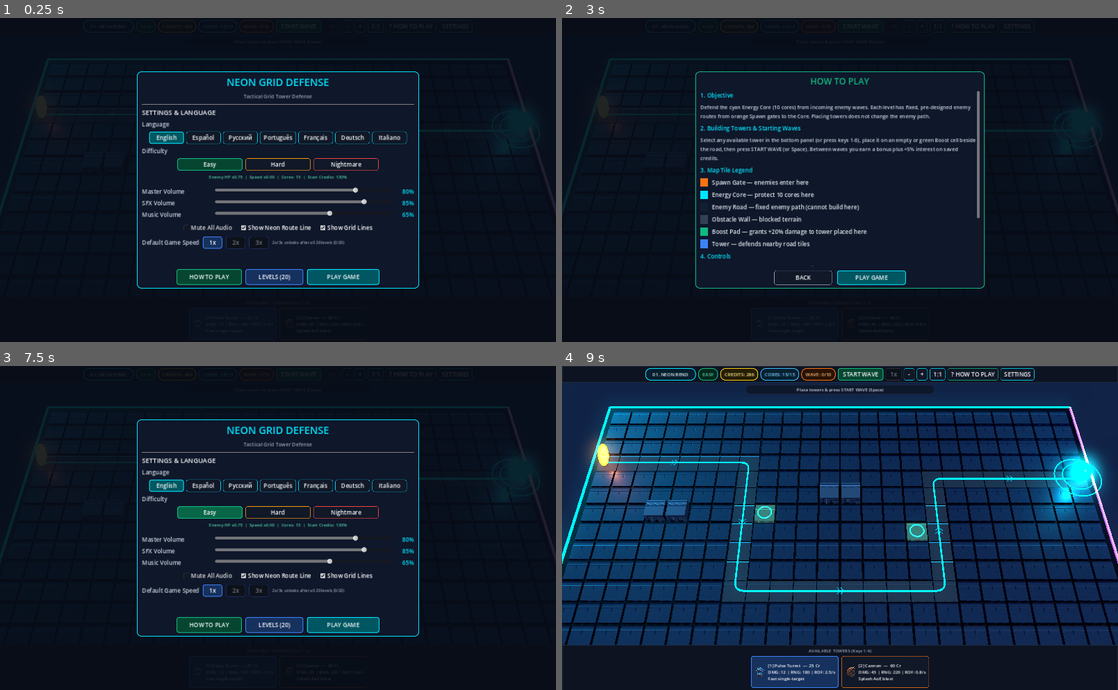
Above: before the commit, frames 1-4 (two rows, left to right).
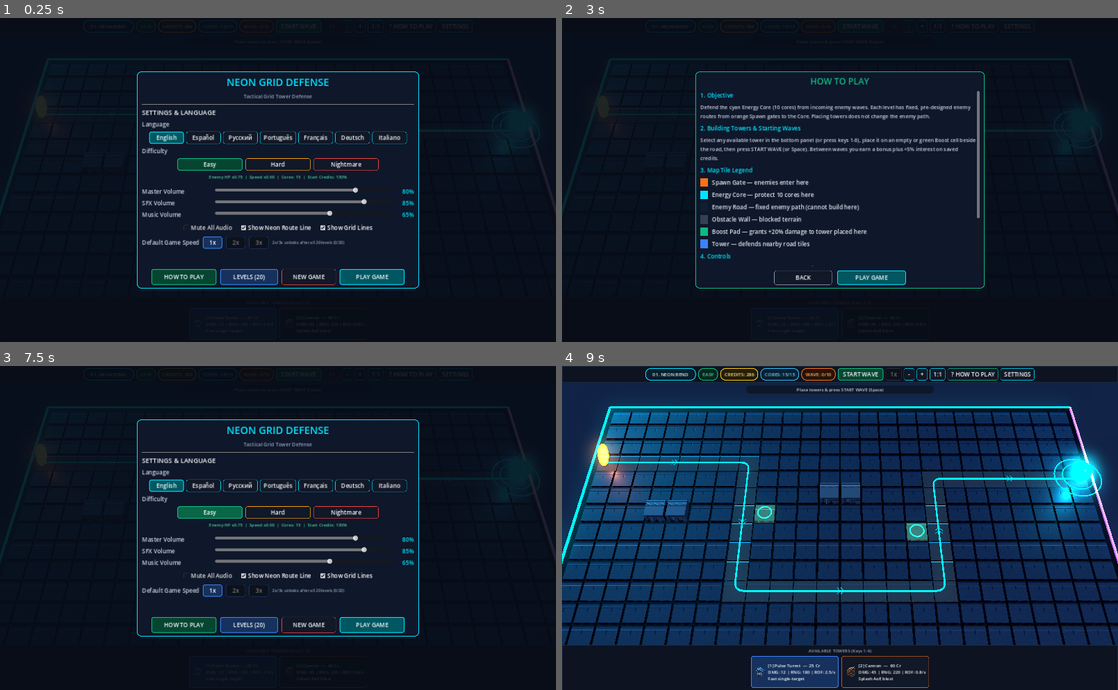
Above: after the commit, the same moments.

Repository: o1egkl/neon-grid-defense
Game: Godot game, scene res://scenes/main.tscn
Same seed, same stepped clock (60 frames per second), same inputs: the game is played once before the commit and once after it.
Inputs:
- Up to frame 1 (0.25 s): no input
- Up to frame 2 (3 s): click "01. NEON BEND" at 0.5 s; click "? HOW TO PLAY" at 1.25 s; click "SETTINGS" at 2 s; click "HOW TO PLAY" at 2.75 s
- Up to frame 3 (7.5 s): click "BACK" at 3.5 s; click "LEVELS (20)" at 4.25 s; click "BACK" at 5 s; click "START WAVE" at 5.75 s; click "START WAVE" at 6.5 s; click "Easy" at 7.25 s
- Up to frame 4 (9 s): click "Easy" at 8 s; click "PLAY GAME" at 8.75 s

The runs differ from the first frame. In frame 1, 1.5% of the frame differs, in the area x 27-73%, y 77-83%; in frame 2, nothing differs; in frame 3, 1.5%; in frame 4, nothing differs.

Commit message:
v34: add New Game button with progress reset confirmation modal

Diff:
--- a/data/localization.json
+++ b/data/localization.json
@@ -114,7 +114,11 @@
       "diff_desc_nightmare": "Enemy HP x1.75  |  Speed x1.18  |  Cores: 5  |  Start Credits: 85%",
       "msg_speed_locked": "Complete all 20 levels to unlock 2x/3x speed!",
       "speed_locked_hint": "2x/3x unlocks after all 20 levels (%d/20)",
-      "lbl_locked": "LOCKED"
+      "lbl_locked": "LOCKED",
+      "btn_new_game": "NEW GAME",
+      "confirm_new_game_title": "START NEW GAME?",
+      "confirm_new_game_body": "All previous progress (completed levels and unlocked 2x/3x speed) will be permanently reset. Start from scratch?",
+      "btn_confirm_reset": "RESET & START"
     },
     "es": {
       "game_title": "NEON GRID DEFENSE",
@@ -200,7 +204,11 @@
       "diff_desc_nightmare": "HP x1.75  |  Velocidad x1.18  |  Núcleos: 5  |  Créditos: 85%",
       "msg_speed_locked": "¡Completa los 20 niveles para desbloquear 2x/3x!",
       "speed_locked_hint": "2x/3x se desbloquea tras los 20 niveles (%d/20)",
-      "lbl_locked": "BLOQUEADO"
+      "lbl_locked": "BLOQUEADO",
+      "btn_new_game": "NUEVA PARTIDA",
+      "confirm_new_game_title": "¿EMPEZAR NUEVA PARTIDA?",
+      "confirm_new_game_body": "Todo el progreso anterior (niveles completados y velocidad 2x/3x) se borrará por completo. ¿Empezar desde cero?",
+      "btn_confirm_reset": "REINICIAR"
     },
     "ru": {
       "game_title": "NEON GRID DEFENSE",
@@ -286,7 +294,11 @@
       "diff_desc_nightmare": "HP врагов x1.75  |  Скорость x1.18  |  Ядра: 5  |  Старт: 85%",
       "msg_speed_locked": "Пройдите все 20 уровней, чтобы открыть скорость 2x/3x!",
       "speed_locked_hint": "2x/3x откроется после всех 20 уровней (%d/20)",
-      "lbl_locked": "ЗАКРЫТО"
+      "lbl_locked": "ЗАКРЫТО",
+      "btn_new_game": "НОВАЯ ИГРА",
+      "confirm_new_game_title": "НАЧАТЬ НОВУЮ ИГРУ?",
+      "confirm_new_game_body": "Весь предыдущий прогресс (пройденные уровни и открытая скорость 2x/3x) будет полностью обнулён. Начать игру с нуля?",
+      "btn_confirm_reset": "СБРОСИТЬ И НАЧАТЬ"
     },
     "pt": {
       "game_title": "NEON GRID DEFENSE",
@@ -372,7 +384,11 @@
       "diff_desc_nightmare": "HP x1.75  |  Velocidade x1.18  |  Núcleos: 5  |  Créditos: 85%",
       "msg_speed_locked": "Complete todos os 20 níveis para liberar 2x/3x!",
       "speed_locked_hint": "2x/3x libera após os 20 níveis (%d/20)",
-      "lbl_locked": "BLOQUEADO"
+      "lbl_locked": "BLOQUEADO",
+      "btn_new_game": "NOVO JOGO",
+      "confirm_new_game_title": "INICIAR NOVO JOGO?",
+      "confirm_new_game_body": "Todo o progresso anterior (níveis concluídos e velocidade 2x/3x) será apagado. Começar do zero?",
+      "btn_confirm_reset": "REINICIAR"
     },
     "fr": {
       "game_title": "NEON GRID DEFENSE",
@@ -458,7 +474,11 @@
       "diff_desc_nightmare": "PV x1.75  |  Vitesse x1.18  |  Coeurs: 5  |  Crédits: 85%",
       "msg_speed_locked": "Terminez les 20 niveaux pour débloquer 2x/3x !",
       "speed_locked_hint": "2x/3x débloqué après les 20 niveaux (%d/20)",
-      "lbl_locked": "VERROUILLÉ"
+      "lbl_locked": "VERROUILLÉ",
+      "btn_new_game": "NOUVELLE PARTIE",
+      "confirm_new_game_title": "NOUVELLE PARTIE ?",
+      "confirm_new_game_body": "Toute la progression précédente (niveaux terminés et vitesse 2x/3x) sera définitivement effacée. Recommencer à zéro ?",
+      "btn_confirm_reset": "RÉINITIALISER"
     },
     "de": {
       "game_title": "NEON GRID DEFENSE",
@@ -544,7 +564,11 @@
       "diff_desc_nightmare": "HP x1.75  |  Tempo x1.18  |  Kerne: 5  |  Credits: 85%",
       "msg_speed_locked": "Schließe alle 20 Level ab, um 2x/3x freizuschalten!",
       "speed_locked_hint": "2x/3x wird nach allen 20 Leveln frei (%d/20)",
-      "lbl_locked": "GESPERRT"
+      "lbl_locked": "GESPERRT",
+      "btn_new_game": "NEUES SPIEL",
+      "confirm_new_game_title": "NEUES SPIEL STARTEN?",
+      "confirm_new_game_body": "Der gesamte bisherige Fortschritt (abgeschlossene Level und 2x/3x-Tempo) wird zurückgesetzt. Von vorne beginnen?",
+      "btn_confirm_reset": "ZURÜCKSETZEN"
     },
     "it": {
       "game_title": "NEON GRID DEFENSE",
@@ -630,7 +654,11 @@
       "diff_desc_nightmare": "HP x1.75  |  Velocità x1.18  |  Nuclei: 5  |  Crediti: 85%",
       "msg_speed_locked": "Completa tutti i 20 livelli per sbloccare 2x/3x!",
       "speed_locked_hint": "2x/3x si sblocca dopo i 20 livelli (%d/20)",
-      "lbl_locked": "BLOCCATO"
+      "lbl_locked": "BLOCCATO",
+      "btn_new_game": "NUOVA PARTITA",
+      "confirm_new_game_title": "INIZIARE NUOVA PARTITA?",
+      "confirm_new_game_body": "Tutti i progressi precedenti (livelli completati e velocità 2x/3x) verranno azzerati. Ricominciare da zero?",
+      "btn_confirm_reset": "AZZERA E INIZIA"
     }
   }
 }
--- a/scripts/main.gd
+++ b/scripts/main.gd
@@ -52,6 +52,7 @@
 			_load_level(current_level_index + 1)
 	)
 	ui.retry_level_requested.connect(func(): _load_level(current_level_index))
+	ui.new_game_requested.connect(_on_new_game_requested)
 	ui.start_wave_requested.connect(_on_start_wave)
 	ui.speed_cycle_requested.connect(_on_cycle_speed)
 	ui.zoom_in_requested.connect(func(): grid_manager.zoom_by(0.84))
@@ -247,6 +248,14 @@
 	_refresh_hud()
 
 
+func _on_new_game_requested() -> void:
+	SettingsManager.reset_progress()
+	current_speed = 1
+	grid_manager.game_speed = 1.0
+	ui.set_speed_display(1)
+	_load_level(1)
+
+
 func _on_difficulty_changed(_diff_id: String) -> void:
 	if current_wave == 0 and not grid_manager.is_wave_active() and grid_manager._placed_towers.is_empty():
 		_load_level(current_level_index)
--- a/scripts/settings_manager.gd
+++ b/scripts/settings_manager.gd
@@ -130,6 +130,13 @@
 		completed_levels.sort()
 		save_settings()
 		settings_changed.emit()
+
+
+func reset_progress() -> void:
+	completed_levels.clear()
+	default_speed = 1
+	save_settings()
+	settings_changed.emit()
 
 
 func set_default_speed(val: int) -> void:
--- a/scripts/ui_controller.gd
+++ b/scripts/ui_controller.gd
@@ -17,6 +17,7 @@
 signal level_selected(level_id: int)
 signal next_level_requested()
 signal retry_level_requested()
+signal new_game_requested()
 signal tower_selected(tower_id: String)
 signal upgrade_inspected_requested()
 signal sell_inspected_requested()
@@ -84,6 +85,7 @@
 var _guide_panel: PanelContainer
 var _levels_panel: PanelContainer
 var _result_panel: PanelContainer
+var _confirm_reset_panel: PanelContainer
 
 # Settings controls
 var _lbl_game_title: Label
@@ -114,6 +116,7 @@
 var _btn_play: Button
 var _btn_open_guide: Button
 var _btn_open_levels: Button
+var _btn_new_game: Button
 
 # Guide controls
 var _lbl_guide_title: Label
@@ -138,6 +141,12 @@
 var _lbl_result_body: Label
 var _btn_result_retry: Button
 var _btn_result_next: Button
+
+# New Game confirmation controls
+var _lbl_reset_title: Label
+var _lbl_reset_body: Label
+var _btn_reset_confirm: Button
+var _btn_reset_cancel: Button
 
 
 func _ready() -> void:
@@ -175,6 +184,7 @@
 	_guide_panel.visible = false
 	_levels_panel.visible = false
 	_result_panel.visible = false
+	_confirm_reset_panel.visible = false
 	_sync_settings_controls()
 	_apply_translations()
 	overlay_visibility_changed.emit(true)
@@ -186,6 +196,7 @@
 	_guide_panel.visible = true
 	_levels_panel.visible = false
 	_result_panel.visible = false
+	_confirm_reset_panel.visible = false
 	_apply_translations()
 	overlay_visibility_changed.emit(true)
 
@@ -196,6 +207,7 @@
 	_guide_panel.visible = false
 	_levels_panel.visible = true
 	_result_panel.visible = false
+	_confirm_reset_panel.visible = false
 	_rebuild_level_buttons()
 	_apply_translations()
 	overlay_visibility_changed.emit(true)
@@ -208,6 +220,7 @@
 	_guide_panel.visible = false
 	_levels_panel.visible = false
 	_result_panel.visible = true
+	_confirm_reset_panel.visible = false
 	_btn_result_next.visible = is_victory
 	_apply_translations()
 	overlay_visibility_changed.emit(true)
@@ -220,8 +233,20 @@
 	_guide_panel.visible = false
 	_levels_panel.visible = false
 	_result_panel.visible = false
+	_confirm_reset_panel.visible = false
 	overlay_visibility_changed.emit(false)
 	play_requested.emit()
+
+
+func show_confirm_new_game() -> void:
+	_backdrop.visible = true
+	_settings_panel.visible = false
+	_guide_panel.visible = false
+	_levels_panel.visible = false
+	_result_panel.visible = false
+	_confirm_reset_panel.visible = true
+	_apply_translations()
+	overlay_visibility_changed.emit(true)
 
 
 func set_wave_button_active(active: bool) -> void:
@@ -739,6 +764,7 @@
 	_build_guide_panel(center)
 	_build_levels_panel(center)
 	_build_result_panel(center)
+	_build_confirm_reset_panel(center)
 
 
 func _build_settings_panel(parent: Control) -> void:
@@ -921,8 +947,14 @@
 	_btn_open_levels.pressed.connect(show_levels)
 	actions.add_child(_btn_open_levels)
 
+	_btn_new_game = Button.new()
+	_btn_new_game.custom_minimum_size = Vector2(150, 44)
+	_style_button(_btn_new_game, Color("#EF4444"))
+	_btn_new_game.pressed.connect(show_confirm_new_game)
+	actions.add_child(_btn_new_game)
+
 	_btn_play = Button.new()
-	_btn_play.custom_minimum_size = Vector2(200, 44)
+	_btn_play.custom_minimum_size = Vector2(180, 44)
 	_style_button(_btn_play, Color("#00E5FF"), true)
 	_btn_play.pressed.connect(close_overlays)
 	actions.add_child(_btn_play)
@@ -1154,6 +1186,51 @@
 		next_level_requested.emit()
 	)
 	btns.add_child(_btn_result_next)
+
+
+func _build_confirm_reset_panel(parent: Control) -> void:
+	_confirm_reset_panel = PanelContainer.new()
+	_confirm_reset_panel.custom_minimum_size = Vector2(480, 240)
+	_confirm_reset_panel.add_theme_stylebox_override("panel", _make_panel_style(Color("#0F172A"), Color("#EF4444"), 12, 2))
+	parent.add_child(_confirm_reset_panel)
+
+	var v := VBoxContainer.new()
+	v.add_theme_constant_override("separation", 14)
+	v.alignment = BoxContainer.ALIGNMENT_CENTER
+	_confirm_reset_panel.add_child(v)
+
+	_lbl_reset_title = Label.new()
+	_lbl_reset_title.horizontal_alignment = HORIZONTAL_ALIGNMENT_CENTER
+	_lbl_reset_title.add_theme_font_size_override("font_size", 24)
+	_lbl_reset_title.add_theme_color_override("font_color", Color("#EF4444"))
+	v.add_child(_lbl_reset_title)
+
+	_lbl_reset_body = Label.new()
+	_lbl_reset_body.horizontal_alignment = HORIZONTAL_ALIGNMENT_CENTER
+	_lbl_reset_body.autowrap_mode = TextServer.AUTOWRAP_WORD_SMART
+	_lbl_reset_body.add_theme_color_override("font_color", Color("#E2E8F0"))
+	v.add_child(_lbl_reset_body)
+
+	var btns := HFlowContainer.new()
+	btns.alignment = FlowContainer.ALIGNMENT_CENTER
+	btns.add_theme_constant_override("h_separation", 14)
+	btns.add_theme_constant_override("v_separation", 8)
+	v.add_child(btns)
+
+	_btn_reset_cancel = Button.new()
+	_btn_reset_cancel.custom_minimum_size = Vector2(150, 42)
+	_style_button(_btn_reset_cancel, Color("#94A3B8"))
+	_btn_reset_cancel.pressed.connect(show_settings)
+	btns.add_child(_btn_reset_cancel)
+
+	_btn_reset_confirm = Button.new()
+	_btn_reset_confirm.custom_minimum_size = Vector2(180, 42)
+	_style_button(_btn_reset_confirm, Color("#EF4444"), true)
+	_btn_reset_confirm.pressed.connect(func():
+		close_overlays()
+		new_game_requested.emit()
+	)
+	btns.add_child(_btn_reset_confirm)
 
 
 func _rebuild_level_buttons() -> void:
@@ -1226,6 +1303,11 @@
 	_btn_play.text = SettingsManager.tr_key("btn_resume") if _has_started else SettingsManager.tr_key("btn_play")
 	_btn_open_guide.text = SettingsManager.tr_key("btn_how_to_play")
 	_btn_open_levels.text = SettingsManager.tr_key("btn_levels")
+	_btn_new_game.text = SettingsManager.tr_key("btn_new_game")
+	_lbl_reset_title.text = SettingsManager.tr_key("confirm_new_game_title")
+	_lbl_reset_body.text = SettingsManager.tr_key("confirm_new_game_body")
+	_btn_reset_confirm.text = SettingsManager.tr_key("btn_confirm_reset")
+	_btn_reset_cancel.text = SettingsManager.tr_key("btn_cancel")
 
 	var vp_w: float = get_viewport().get_visible_rect().size.x
 	_hud_btn_guide.text = "?" if vp_w < 1260.0 else ("? " + SettingsManager.tr_key("btn_how_to_play"))
@@ -1301,6 +1383,8 @@
 		_levels_grid.columns = 4 if vp.x >= 780.0 else (3 if vp.x >= 560.0 else 2)
 	if _result_panel:
 		_result_panel.custom_minimum_size = Vector2(minf(460.0, vp.x - pad), minf(220.0, vp.y - pad))
+	if _confirm_reset_panel:
+		_confirm_reset_panel.custom_minimum_size = Vector2(minf(480.0, vp.x - pad), minf(240.0, vp.y - pad))
 	var half_w: float = minf(340.0, (vp.x - 24.0) * 0.5)
 	if _inspector_panel:
 		_inspector_panel.offset_left = -half_w
